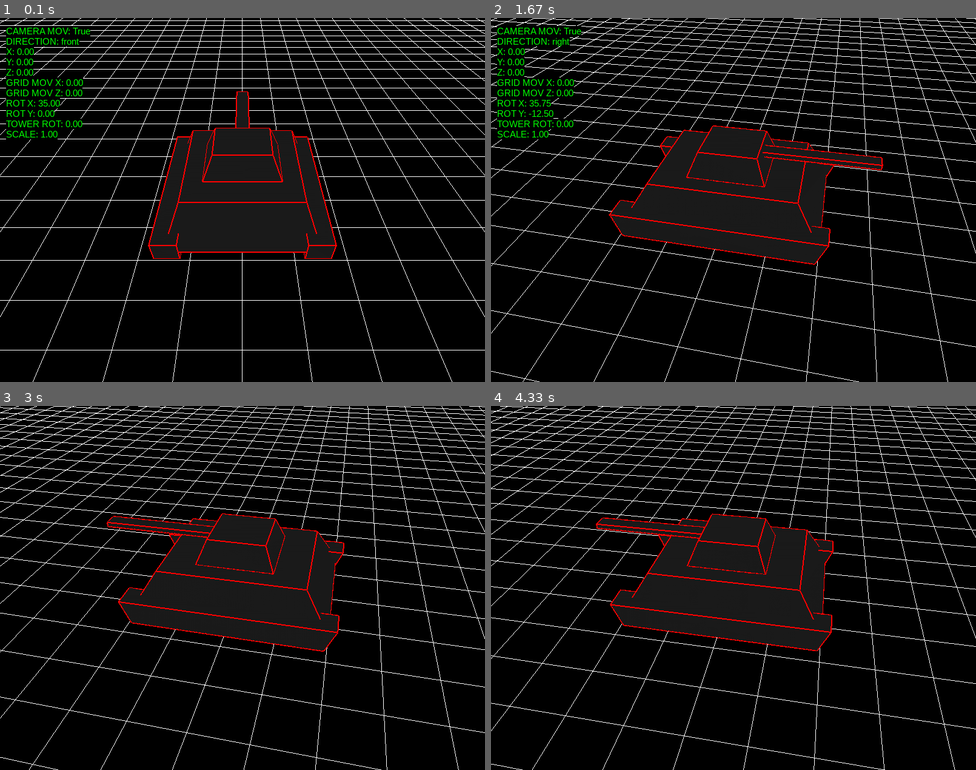
Above: before the commit, frames 1-4 (two rows, left to right).
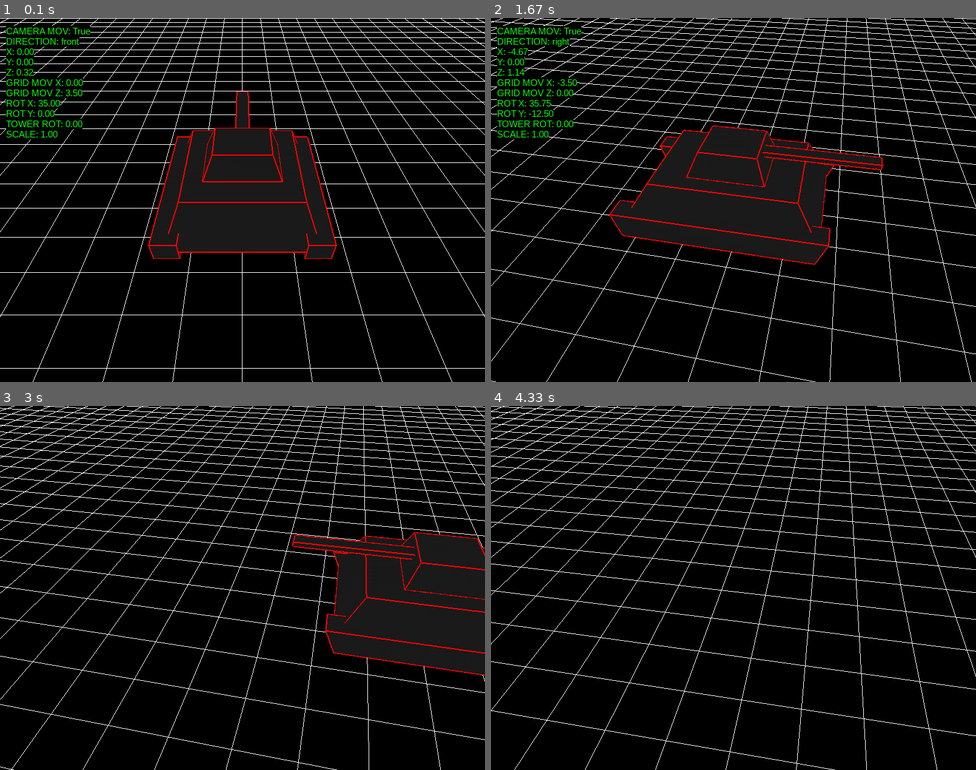
Above: after the commit, the same moments.

Repository: antonioam82/tank_controller
Game: pygame game, started from tank_demo_vb.py
The game is run twice, just before and just after one commit, with the same random seed, the same clock (stepped at 60 frames per second) and the same inputs.
Inputs:
- Up to frame 1 (0.1 s): no input
- Up to frame 2 (1.67 s): hold R 0.33-0.8 s; hold Right 0.33-0.8 s; tap T at 0.83 s; tap F at 1.17 s; tap C at 1.5 s
- Up to frame 3 (3 s): tap one key every 0.33 s from 1.83 s: S G V J
- Up to frame 4 (4.33 s): tap one key every 0.33 s from 3.17 s: Z X T F

The runs differ from the first frame. In frame 1, 6.3% of the frame differs, in the area x 0-100%, y 0-97%; in frame 2, 8.3%; in frame 3, 31%, in the area x 0-100%, y 0-100%; in frame 4, 22%.

Commit message:
Aplicado movimiento de translacion usano radianes

Diff:
--- a/tank_demo_vb.py
+++ b/tank_demo_vb.py
@@ -233,6 +233,11 @@
     direction = 'front'
     braking = False
 
+    #---------------------------------------
+    rotating = False
+    moving = True
+    #---------------------------------------
+
     bullets = []
     bullet_speed = 30.0 #0.2
     stop_init = False
@@ -314,6 +319,7 @@
                 elif e.key == K_UP:
                     #grid_mov_z = tank_speed #0.0500 * dt
                     #grid_mov_x = 0.0000
+                    moving = True
                     model_angle = 180
                     direction = 'front'
                     stop_rate_x = stop_rate_z = 0.0000
@@ -321,6 +327,7 @@
                 elif e.key == K_DOWN:
                     #grid_mov_z = -tank_speed #-0.0500 #-0.10000
                     #grid_mov_x = 0.0000
+                    moving = True
                     model_angle = 0
                     direction = 'back'
                     stop_rate_x = stop_rate_z = 0.0000
@@ -328,6 +335,7 @@
                 elif e.key == K_LEFT:
                     #grid_mov_x = tank_speed #0.0500
                     #grid_mov_z = 0.0000
+                    moving = True
                     model_angle = -90
                     direction = 'left'
                     stop_rate_x = stop_rate_z = 0.0000
@@ -335,6 +343,7 @@
                 elif e.key == K_RIGHT:
                     #grid_mov_x = -tank_speed #-0.05000
                     #grid_mov_z = 0.0000
+                    moving = True
                     model_angle = 90
                     direction = 'right'
                     stop_rate_x = stop_rate_z = 0.0000
@@ -501,8 +510,17 @@
 
         ###############################################################
 
-        #x += grid_mov_x * dt
-        #z += grid_mov_z * dt
+        if not rotating and moving:
+            rad = math.radians(model_angle)
+            if direction in ['front', 'back']:
+                grid_mov_x = math.sin(rad) * 3.5
+                grid_mov_z = -math.cos(rad) * 3.5
+            else:
+                grid_mov_x = -math.sin(rad) * 3.5
+                grid_mov_z = math.cos(rad) * 3.5
+
+        x += grid_mov_x * dt
+        z += grid_mov_z * dt
 
         if not stop_camera:
             last_cam_pos_x = x
@@ -515,12 +533,14 @@
                 x -= 0.1
             elif direction == 'right':
                 x += 0.1
+            moving = False
         elif z - 2 < (-grid_size - 0.1) or z + 2 > (grid_size + 0.1):
             grid_mov_z = 0.0
             if direction == 'front':
                 z -= 0.1
             elif direction == 'back':
                 z += 0.1
+            moving = False
 
         for b in bullets:
             b["pos"][0] += b["dir"][0] * bullet_speed * dt
